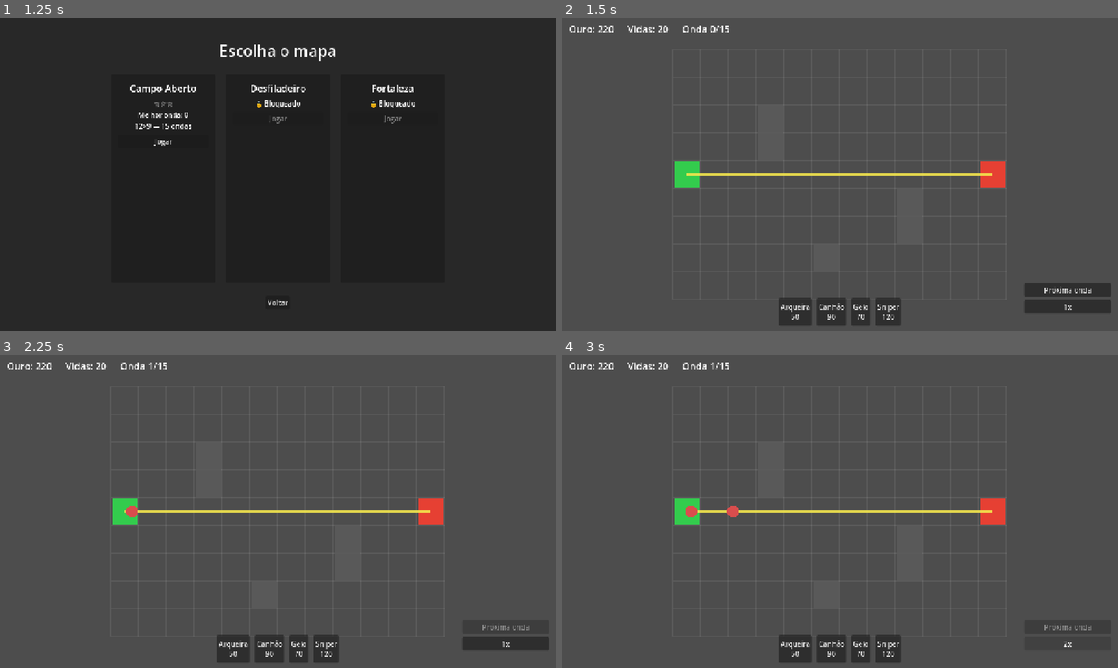
Above: before the commit, frames 1-4 (two rows, left to right).
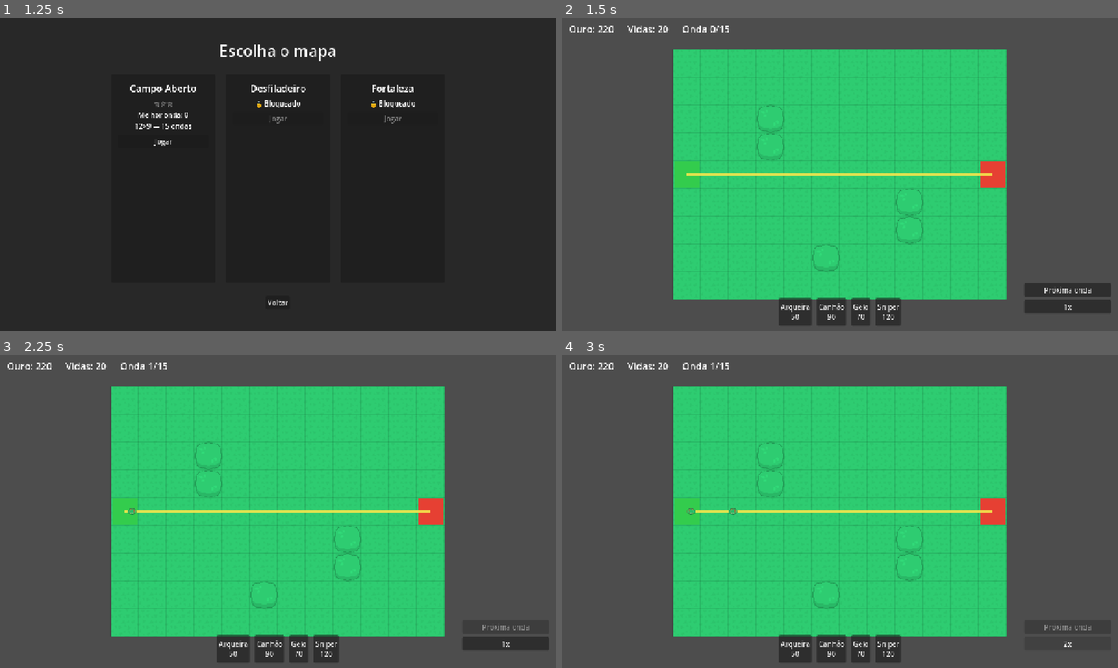
Above: after the commit, the same moments.

Repository: lmeazzini/maze-defense
Game: Godot game, scene res://scenes/main_menu.tscn
Two runs of this game, one before a commit and one after it. Both use one fixed random seed, a clock stepped at 60 frames per second and the inputs below.
Inputs:
- Up to frame 1 (1.25 s): click "Jogar" at 0.5 s
- Up to frame 2 (1.5 s): click "Jogar" at 1.25 s
- Up to frame 3 (2.25 s): click "Próxima onda" at 2 s
- Up to frame 4 (3 s): click "1x" at 2.75 s

Frame 1 is identical in both runs. In frame 2, 47% of the frame differs, in the area x 20-80%, y 10-90%; in frame 3, 47%; in frame 4, 47%.

Commit message:
M6: arte Kenney, SFX, música e passe final — v1 jogável completa
- Sprites CC0 (Kenney tower-defense-top-down): grama no tabuleiro,
  arbustos como obstáculos, bases distintas + canos rotativos por torre
  (tint pela cor do tipo), 5 sprites de inimigos virados para a direção
  do movimento; placeholders _draw mantidos como fallback (sprite null)
- SFX (Kenney interface/impact): tiro por torre, explosão AoE, morte,
  vazamento, construir, vender, erro; jingles NES de vitória/derrota
- Música CC0 (Juhani Junkala via OpenGameArt): menu + batalha em loop,
  jingles one-shot; AudioManager.play_music ganhou parâmetro loop
- tools/screenshot.gd para captura de verificação; screenshot no README
  com instruções de jogo; CREDITS.md completo
- Auditoria de strings: zero literais pt-BR fora de strings_pt.gd
- 46 testes, 542 asserts, import e boot limpos

Co-Authored-By: Claude Fable 5 <noreply@anthropic.com>

Diff:
--- a/data/enemies/armored.tres
+++ b/data/enemies/armored.tres
@@ -1,6 +1,8 @@
-[gd_resource type="Resource" script_class="EnemyData" load_steps=2 format=3]
+[gd_resource type="Resource" script_class="EnemyData" load_steps=3 format=3]
 
 [ext_resource type="Script" path="res://scripts/data/enemy_data.gd" id="1"]
+
+[ext_resource type="Texture2D" path="res://assets/sprites/enemy_armored.png" id="2"]
 
 [resource]
 script = ExtResource("1")
@@ -12,5 +14,6 @@
 gold_reward = 10
 lives_cost = 1
 is_boss = false
+sprite = ExtResource("2")
 placeholder_color = Color(0.62, 0.64, 0.7, 1)
 radius = 14.0
--- a/data/enemies/boss.tres
+++ b/data/enemies/boss.tres
@@ -1,6 +1,8 @@
-[gd_resource type="Resource" script_class="EnemyData" load_steps=2 format=3]
+[gd_resource type="Resource" script_class="EnemyData" load_steps=3 format=3]
 
 [ext_resource type="Script" path="res://scripts/data/enemy_data.gd" id="1"]
+
+[ext_resource type="Texture2D" path="res://assets/sprites/enemy_boss.png" id="2"]
 
 [resource]
 script = ExtResource("1")
@@ -12,5 +14,6 @@
 gold_reward = 100
 lives_cost = 5
 is_boss = true
+sprite = ExtResource("2")
 placeholder_color = Color(0.6, 0.2, 0.65, 1)
 radius = 24.0
--- a/data/enemies/fast.tres
+++ b/data/enemies/fast.tres
@@ -1,6 +1,8 @@
-[gd_resource type="Resource" script_class="EnemyData" load_steps=2 format=3]
+[gd_resource type="Resource" script_class="EnemyData" load_steps=3 format=3]
 
 [ext_resource type="Script" path="res://scripts/data/enemy_data.gd" id="1"]
+
+[ext_resource type="Texture2D" path="res://assets/sprites/enemy_fast.png" id="2"]
 
 [resource]
 script = ExtResource("1")
@@ -12,5 +14,6 @@
 gold_reward = 4
 lives_cost = 1
 is_boss = false
+sprite = ExtResource("2")
 placeholder_color = Color(0.95, 0.85, 0.25, 1)
 radius = 11.0
--- a/data/enemies/normal.tres
+++ b/data/enemies/normal.tres
@@ -1,6 +1,8 @@
-[gd_resource type="Resource" script_class="EnemyData" load_steps=2 format=3]
+[gd_resource type="Resource" script_class="EnemyData" load_steps=3 format=3]
 
 [ext_resource type="Script" path="res://scripts/data/enemy_data.gd" id="1"]
+
+[ext_resource type="Texture2D" path="res://assets/sprites/enemy_normal.png" id="2"]
 
 [resource]
 script = ExtResource("1")
@@ -12,5 +14,6 @@
 gold_reward = 5
 lives_cost = 1
 is_boss = false
+sprite = ExtResource("2")
 placeholder_color = Color(0.85, 0.3, 0.3, 1)
 radius = 14.0
--- a/data/enemies/tank.tres
+++ b/data/enemies/tank.tres
@@ -1,6 +1,8 @@
-[gd_resource type="Resource" script_class="EnemyData" load_steps=2 format=3]
+[gd_resource type="Resource" script_class="EnemyData" load_steps=3 format=3]
 
 [ext_resource type="Script" path="res://scripts/data/enemy_data.gd" id="1"]
+
+[ext_resource type="Texture2D" path="res://assets/sprites/enemy_tank.png" id="2"]
 
 [resource]
 script = ExtResource("1")
@@ -12,5 +14,6 @@
 gold_reward = 12
 lives_cost = 2
 is_boss = false
+sprite = ExtResource("2")
 placeholder_color = Color(0.55, 0.3, 0.2, 1)
 radius = 18.0
--- a/data/towers/archer.tres
+++ b/data/towers/archer.tres
@@ -1,8 +1,11 @@
-[gd_resource type="Resource" script_class="TowerData" load_steps=7 format=3]
+[gd_resource type="Resource" script_class="TowerData" load_steps=10 format=3]
 
 [ext_resource type="Script" path="res://scripts/data/tower_data.gd" id="1"]
 [ext_resource type="Script" path="res://scripts/data/tower_level_data.gd" id="2"]
 [ext_resource type="PackedScene" path="res://scenes/projectiles/arrow.tscn" id="3"]
+[ext_resource type="Texture2D" path="res://assets/sprites/base_archer.png" id="4"]
+[ext_resource type="Texture2D" path="res://assets/sprites/turret_archer.png" id="5"]
+[ext_resource type="AudioStream" path="res://assets/audio/sfx/shoot_archer.ogg" id="6"]
 
 [sub_resource type="Resource" id="lvl1"]
 script = ExtResource("2")
@@ -13,6 +16,7 @@
 splash_radius = 0.0
 slow_factor = 1.0
 slow_duration = 0.0
+sprite = ExtResource("5")
 
 [sub_resource type="Resource" id="lvl2"]
 script = ExtResource("2")
@@ -23,6 +27,7 @@
 splash_radius = 0.0
 slow_factor = 1.0
 slow_duration = 0.0
+sprite = ExtResource("5")
 
 [sub_resource type="Resource" id="lvl3"]
 script = ExtResource("2")
@@ -33,6 +38,7 @@
 splash_radius = 0.0
 slow_factor = 1.0
 slow_duration = 0.0
+sprite = ExtResource("5")
 
 [resource]
 script = ExtResource("1")
@@ -42,4 +48,6 @@
 targeting = 0
 projectile_scene = ExtResource("3")
 levels = Array[ExtResource("2")]([SubResource("lvl1"), SubResource("lvl2"), SubResource("lvl3")])
+base_sprite = ExtResource("4")
+shoot_sfx = ExtResource("6")
 placeholder_color = Color(0.3, 0.78, 0.35, 1)
--- a/data/towers/cannon.tres
+++ b/data/towers/cannon.tres
@@ -1,8 +1,11 @@
-[gd_resource type="Resource" script_class="TowerData" load_steps=7 format=3]
+[gd_resource type="Resource" script_class="TowerData" load_steps=10 format=3]
 
 [ext_resource type="Script" path="res://scripts/data/tower_data.gd" id="1"]
 [ext_resource type="Script" path="res://scripts/data/tower_level_data.gd" id="2"]
 [ext_resource type="PackedScene" path="res://scenes/projectiles/cannonball.tscn" id="3"]
+[ext_resource type="Texture2D" path="res://assets/sprites/base_cannon.png" id="4"]
+[ext_resource type="Texture2D" path="res://assets/sprites/turret_cannon.png" id="5"]
+[ext_resource type="AudioStream" path="res://assets/audio/sfx/shoot_cannon.ogg" id="6"]
 
 [sub_resource type="Resource" id="lvl1"]
 script = ExtResource("2")
@@ -13,6 +16,7 @@
 splash_radius = 72.0
 slow_factor = 1.0
 slow_duration = 0.0
+sprite = ExtResource("5")
 
 [sub_resource type="Resource" id="lvl2"]
 script = ExtResource("2")
@@ -23,6 +27,7 @@
 splash_radius = 84.0
 slow_factor = 1.0
 slow_duration = 0.0
+sprite = ExtResource("5")
 
 [sub_resource type="Resource" id="lvl3"]
 script = ExtResource("2")
@@ -33,6 +38,7 @@
 splash_radius = 96.0
 slow_factor = 1.0
 slow_duration = 0.0
+sprite = ExtResource("5")
 
 [resource]
 script = ExtResource("1")
@@ -42,4 +48,6 @@
 targeting = 0
 projectile_scene = ExtResource("3")
 levels = Array[ExtResource("2")]([SubResource("lvl1"), SubResource("lvl2"), SubResource("lvl3")])
+base_sprite = ExtResource("4")
+shoot_sfx = ExtResource("6")
 placeholder_color = Color(0.25, 0.25, 0.28, 1)
--- a/data/towers/ice.tres
+++ b/data/towers/ice.tres
@@ -1,7 +1,10 @@
-[gd_resource type="Resource" script_class="TowerData" load_steps=6 format=3]
+[gd_resource type="Resource" script_class="TowerData" load_steps=9 format=3]
 
 [ext_resource type="Script" path="res://scripts/data/tower_data.gd" id="1"]
 [ext_resource type="Script" path="res://scripts/data/tower_level_data.gd" id="2"]
+[ext_resource type="Texture2D" path="res://assets/sprites/base_ice.png" id="3"]
+[ext_resource type="Texture2D" path="res://assets/sprites/turret_ice.png" id="4"]
+[ext_resource type="AudioStream" path="res://assets/audio/sfx/shoot_ice.ogg" id="5"]
 
 [sub_resource type="Resource" id="lvl1"]
 script = ExtResource("2")
@@ -12,6 +15,7 @@
 splash_radius = 0.0
 slow_factor = 0.6
 slow_duration = 1.5
+sprite = ExtResource("4")
 
 [sub_resource type="Resource" id="lvl2"]
 script = ExtResource("2")
@@ -22,6 +26,7 @@
 splash_radius = 0.0
 slow_factor = 0.5
 slow_duration = 2.0
+sprite = ExtResource("4")
 
 [sub_resource type="Resource" id="lvl3"]
 script = ExtResource("2")
@@ -32,6 +37,7 @@
 splash_radius = 0.0
 slow_factor = 0.4
 slow_duration = 2.5
+sprite = ExtResource("4")
 
 [resource]
 script = ExtResource("1")
@@ -40,4 +46,6 @@
 damage_type = 2
 targeting = 0
 levels = Array[ExtResource("2")]([SubResource("lvl1"), SubResource("lvl2"), SubResource("lvl3")])
+base_sprite = ExtResource("3")
+shoot_sfx = ExtResource("5")
 placeholder_color = Color(0.35, 0.75, 0.95, 1)
--- a/data/towers/sniper.tres
+++ b/data/towers/sniper.tres
@@ -1,7 +1,10 @@
-[gd_resource type="Resource" script_class="TowerData" load_steps=6 format=3]
+[gd_resource type="Resource" script_class="TowerData" load_steps=9 format=3]
 
 [ext_resource type="Script" path="res://scripts/data/tower_data.gd" id="1"]
 [ext_resource type="Script" path="res://scripts/data/tower_level_data.gd" id="2"]
+[ext_resource type="Texture2D" path="res://assets/sprites/base_sniper.png" id="3"]
+[ext_resource type="Texture2D" path="res://assets/sprites/turret_sniper.png" id="4"]
+[ext_resource type="AudioStream" path="res://assets/audio/sfx/shoot_sniper.ogg" id="5"]
 
 [sub_resource type="Resource" id="lvl1"]
 script = ExtResource("2")
@@ -12,6 +15,7 @@
 splash_radius = 0.0
 slow_factor = 1.0
 slow_duration = 0.0
+sprite = ExtResource("4")
 
 [sub_resource type="Resource" id="lvl2"]
 script = ExtResource("2")
@@ -22,6 +26,7 @@
 splash_radius = 0.0
 slow_factor = 1.0
 slow_duration = 0.0
+sprite = ExtResource("4")
 
 [sub_resource type="Resource" id="lvl3"]
 script = ExtResource("2")
@@ -32,6 +37,7 @@
 splash_radius = 0.0
 slow_factor = 1.0
 slow_duration = 0.0
+sprite = ExtResource("4")
 
 [resource]
 script = ExtResource("1")
@@ -40,4 +46,6 @@
 damage_type = 0
 targeting = 1
 levels = Array[ExtResource("2")]([SubResource("lvl1"), SubResource("lvl2"), SubResource("lvl3")])
+base_sprite = ExtResource("3")
+shoot_sfx = ExtResource("5")
 placeholder_color = Color(0.65, 0.4, 0.85, 1)
--- a/scenes/game_level.tscn
+++ b/scenes/game_level.tscn
@@ -11,6 +11,7 @@
 [ext_resource type="Script" path="res://scripts/game/wave_manager.gd" id="9"]
 [ext_resource type="PackedScene" path="res://scenes/ui/pause_menu.tscn" id="10"]
 [ext_resource type="PackedScene" path="res://scenes/ui/result_screen.tscn" id="11"]
+[ext_resource type="Script" path="res://scripts/game/sfx_director.gd" id="12"]
 
 [node name="GameLevel" type="Node2D"]
 script = ExtResource("1")
@@ -39,6 +40,9 @@
 [node name="WaveManager" type="Node" parent="."]
 script = ExtResource("9")
 
+[node name="SfxDirector" type="Node" parent="."]
+script = ExtResource("12")
+
 [node name="BuildController" type="Node2D" parent="."]
 script = ExtResource("6")
 
--- a/scripts/autoload/audio_manager.gd
+++ b/scripts/autoload/audio_manager.gd
@@ -23,9 +23,11 @@
 	set_bus_volume(&"SFX", SaveManager.get_volume(&"SFX"))
 
 
-func play_music(stream: AudioStream) -> void:
+func play_music(stream: AudioStream, loop: bool = true) -> void:
 	if _music_player.stream == stream and _music_player.playing:
 		return
+	if stream is AudioStreamOggVorbis:
+		(stream as AudioStreamOggVorbis).loop = loop
 	_music_player.stream = stream
 	_music_player.play()
 
--- a/scripts/autoload/strings_pt.gd
+++ b/scripts/autoload/strings_pt.gd
@@ -33,6 +33,7 @@
 	&"UI_VICTORY": "Vitória!",
 	&"UI_DEFEAT": "Derrota",
 	&"UI_BEST_WAVE": "Melhor onda: %d",
+	&"UI_WAVES_COUNT": "%d ondas",
 	&"UI_MAP_SELECT": "Escolha o mapa",
 	&"UI_LOCKED": "Bloqueado",
 	&"MSG_BLOCKED": "Não pode bloquear o caminho!",
--- a/scripts/board/grid_overlay.gd
+++ b/scripts/board/grid_overlay.gd
@@ -4,9 +4,12 @@
 ## polyline do caminho e preview de construção (verde/vermelho).
 ## Tudo via _draw — placeholders até a arte do M6.
 
-const COLOR_GRID_LINE := Color(1.0, 1.0, 1.0, 0.08)
+const COLOR_GRID_LINE := Color(0.0, 0.0, 0.0, 0.10)
 const COLOR_FIXED := Color(0.35, 0.35, 0.35)
 const COLOR_TOWER_BLOCK := Color(0.97, 0.64, 0.12)
+
+const GROUND_TEXTURE := preload("res://assets/sprites/ground_grass.png")
+const OBSTACLE_TEXTURE := preload("res://assets/sprites/obstacle_bush.png")
 const COLOR_ENTRY := Color(0.2, 0.8, 0.3)
 const COLOR_EXIT := Color(0.9, 0.25, 0.2)
 const COLOR_PATH := Color(0.95, 0.9, 0.3, 0.9)
@@ -49,6 +52,11 @@
 	var cell := float(GridManager.CELL_SIZE)
 	var size_px := _grid.grid_pixel_size()
 
+	# Chão (grama) em toda a grade
+	for x in _grid.grid_size.x:
+		for y in _grid.grid_size.y:
+			draw_texture_rect(GROUND_TEXTURE, Rect2(Vector2(x, y) * cell, Vector2.ONE * cell), false)
+
 	for x in _grid.grid_size.x + 1:
 		draw_line(Vector2(x * cell, 0.0), Vector2(x * cell, size_px.y), COLOR_GRID_LINE)
 	for y in _grid.grid_size.y + 1:
@@ -58,9 +66,10 @@
 		for y in _grid.grid_size.y:
 			var c := Vector2i(x, y)
 			if _grid.is_fixed_obstacle(c):
-				_fill_cell(c, COLOR_FIXED)
-			elif _grid.is_solid(c):
-				_fill_cell(c, COLOR_TOWER_BLOCK)
+				draw_texture_rect(
+					OBSTACLE_TEXTURE, Rect2(Vector2(c) * cell, Vector2.ONE * cell), false
+				)
+			# Células sólidas restantes são torres — elas desenham a si mesmas
 
 	_fill_cell(_grid.entry_cell, COLOR_ENTRY)
 	_fill_cell(_grid.exit_cell, COLOR_EXIT)
--- a/scripts/data/tower_data.gd
+++ b/scripts/data/tower_data.gd
@@ -13,4 +13,6 @@
 @export var projectile_scene: PackedScene
 @export var levels: Array[TowerLevelData] = []
 @export var shoot_sfx: AudioStream
+## Base fixa da torre; o cano (levels[].sprite) rotaciona por cima
+@export var base_sprite: Texture2D
 @export var placeholder_color: Color = Color.WHITE
--- a/scripts/enemies/enemy.gd
+++ b/scripts/enemies/enemy.gd
@@ -21,6 +21,7 @@
 var _slow_factor: float = 1.0
 var _slow_time_left: float = 0.0
 var _finished: bool = false
+var _facing: float = 0.0
 
 
 func _ready() -> void:
@@ -90,6 +91,8 @@
 	while budget > 0.0 and _path_index < _path.size():
 		var target := _path[_path_index]
 		var dist := position.distance_to(target)
+		if dist > 0.01:
+			_facing = (target - position).angle()
 		if dist <= budget:
 			position = target
 			budget -= dist
@@ -129,7 +132,14 @@
 func _draw() -> void:
 	if data == null:
 		return
-	draw_circle(Vector2.ZERO, data.radius, data.placeholder_color)
+	if data.sprite != null:
+		var size := data.radius * 2.0 + 18.0
+		# Sprites do pack apontam para cima (-Y) → compensa com +PI/2
+		draw_set_transform(Vector2.ZERO, _facing + PI / 2.0, Vector2.ONE)
+		draw_texture_rect(data.sprite, Rect2(Vector2.ONE * (-size / 2.0), Vector2.ONE * size), false)
+		draw_set_transform(Vector2.ZERO, 0.0, Vector2.ONE)
+	else:
+		draw_circle(Vector2.ZERO, data.radius, data.placeholder_color)
 	if data.armor >= 0.5:
 		draw_arc(Vector2.ZERO, data.radius + 2.0, 0.0, TAU, 24, Color(0.6, 0.6, 0.65), 2.0)
 	if _slow_time_left > 0.0:
--- a/scripts/game/game_level.gd
+++ b/scripts/game/game_level.gd
@@ -5,6 +5,7 @@
 
 const DEFAULT_MAP := preload("res://data/maps/map_01.tres")
 const RULES := preload("res://data/game_rules.tres")
+const BATTLE_MUSIC := preload("res://assets/audio/music/battle.ogg")
 const TOWER_CATALOG: Array[TowerData] = [
 	preload("res://data/towers/archer.tres"),
 	preload("res://data/towers/cannon.tres"),
@@ -45,6 +46,7 @@
 	_tower_panel.setup(_build, _economy)
 	_board.position = ((get_viewport_rect().size - _grid.grid_pixel_size()) * 0.5).floor()
 	GameEvents.game_over.connect(_on_game_over)
+	AudioManager.play_music(BATTLE_MUSIC)
 
 
 func _exit_tree() -> void:
--- /dev/null
+++ b/scripts/game/sfx_director.gd
@@ -0,0 +1,24 @@
+class_name SfxDirector
+extends Node
+## Traduz eventos do bus em sons. Sons de tiro ficam na própria torre
+## (TowerData.shoot_sfx); aqui ficam os eventos globais da partida.
+
+const SFX_DEATH := preload("res://assets/audio/sfx/enemy_death.ogg")
+const SFX_LEAK := preload("res://assets/audio/sfx/leak.ogg")
+const SFX_BUILD := preload("res://assets/audio/sfx/build.ogg")
+const SFX_SELL := preload("res://assets/audio/sfx/sell.ogg")
+const SFX_ERROR := preload("res://assets/audio/sfx/error.ogg")
+const JINGLE_VICTORY := preload("res://assets/audio/music/victory.ogg")
+const JINGLE_DEFEAT := preload("res://assets/audio/music/defeat.ogg")
+
+
+func _ready() -> void:
+	GameEvents.enemy_died.connect(func(_e: Node2D, _g: int) -> void: AudioManager.play_sfx(SFX_DEATH))
+	GameEvents.enemy_leaked.connect(func(_e: Node2D, _l: int) -> void: AudioManager.play_sfx(SFX_LEAK))
+	GameEvents.tower_placed.connect(func(_t: Node2D) -> void: AudioManager.play_sfx(SFX_BUILD))
+	GameEvents.tower_sold.connect(func(_c: Vector2i, _r: int) -> void: AudioManager.play_sfx(SFX_SELL))
+	GameEvents.placement_rejected.connect(func(_r: int) -> void: AudioManager.play_sfx(SFX_ERROR))
+	GameEvents.game_over.connect(
+		func(won: bool) -> void:
+			AudioManager.play_music(JINGLE_VICTORY if won else JINGLE_DEFEAT, false)
+	)
--- a/scripts/projectiles/projectile.gd
+++ b/scripts/projectiles/projectile.gd
@@ -48,8 +48,12 @@
 	queue_redraw()
 
 
+const SFX_EXPLOSION := preload("res://assets/audio/sfx/explosion.ogg")
+
+
 func _impact() -> void:
 	if _splash_radius > 0.0:
+		AudioManager.play_sfx(SFX_EXPLOSION)
 		# Dano em área: atinge todos no raio do ponto de impacto
 		var radius_sq := _splash_radius * _splash_radius
 		for enemy in _registry.alive.duplicate():
--- a/scripts/towers/tower.gd
+++ b/scripts/towers/tower.gd
@@ -103,10 +103,20 @@
 	if data == null:
 		return
 	var half := GridManager.CELL_SIZE * 0.5 - 6.0
-	draw_rect(Rect2(Vector2.ONE * -half, Vector2.ONE * half * 2.0), data.placeholder_color)
-	# Cano apontando para o último alvo
-	var barrel := Vector2.RIGHT.rotated(_aim_angle) * (half + 8.0)
-	draw_line(Vector2.ZERO, barrel, Color(0.1, 0.1, 0.1), 6.0)
+	if data.base_sprite != null:
+		var size := Vector2.ONE * GridManager.CELL_SIZE
+		draw_texture_rect(data.base_sprite, Rect2(size * -0.5, size), false)
+		var turret := stats().sprite
+		if turret != null:
+			# Sprites do pack apontam para cima (-Y) → compensa com +PI/2
+			draw_set_transform(Vector2.ZERO, _aim_angle + PI / 2.0, Vector2.ONE)
+			var tint := data.placeholder_color.lerp(Color.WHITE, 0.55)
+			draw_texture_rect(turret, Rect2(size * -0.5, size), false, tint)
+			draw_set_transform(Vector2.ZERO, 0.0, Vector2.ONE)
+	else:
+		draw_rect(Rect2(Vector2.ONE * -half, Vector2.ONE * half * 2.0), data.placeholder_color)
+		var barrel := Vector2.RIGHT.rotated(_aim_angle) * (half + 8.0)
+		draw_line(Vector2.ZERO, barrel, Color(0.1, 0.1, 0.1), 6.0)
 	# Pips de nível
 	for i in level:
 		draw_circle(Vector2(-half + 7.0 + i * 10.0, half - 7.0), 3.5, Color.WHITE)
--- a/scripts/ui/main_menu.gd
+++ b/scripts/ui/main_menu.gd
@@ -1,10 +1,13 @@
 extends Control
 ## Menu principal: Jogar → seleção de mapa; Opções; Sair.
+
+const MENU_MUSIC := preload("res://assets/audio/music/menu.ogg")
 
 @onready var _settings: SettingsPanel = $SettingsPanel
 
 
 func _ready() -> void:
+	AudioManager.play_music(MENU_MUSIC)
 	%Title.text = Strings.get_text(&"GAME_TITLE")
 	%PlayButton.text = Strings.get_text(&"UI_PLAY")
 	%SettingsButton.text = Strings.get_text(&"UI_SETTINGS")
--- a/scripts/ui/map_select.gd
+++ b/scripts/ui/map_select.gd
@@ -41,7 +41,8 @@
 		var best := SaveManager.get_best_wave(map.id)
 		info.text = "★".repeat(stars) + "☆".repeat(3 - stars) + "\n" \
 			+ Strings.get_text(&"UI_BEST_WAVE") % best + "\n" \
-			+ "%d×%d — %d %s" % [map.grid_size.x, map.grid_size.y, map.waves.size(), "ondas"]
+			+ "%d×%d — " % [map.grid_size.x, map.grid_size.y] \
+			+ Strings.get_text(&"UI_WAVES_COUNT") % map.waves.size()
 	else:
 		info.text = "🔒 " + Strings.get_text(&"UI_LOCKED")
 	vbox.add_child(info)
--- /dev/null
+++ b/tools/screenshot.gd
@@ -0,0 +1,19 @@
+extends SceneTree
+## Ferramenta de verificação: abre o GameLevel, espera renderizar e salva
+## uma screenshot. Uso: godot --path . -s tools/screenshot.gd
+
+var _frames := 0
+
+
+func _init() -> void:
+	process_frame.connect(_on_frame)
+	change_scene_to_file.call_deferred("res://scenes/game_level.tscn")
+
+
+func _on_frame() -> void:
+	_frames += 1
+	if _frames == 30:
+		var image := root.get_texture().get_image()
+		image.save_png("res://screenshot_check.png")
+		print("screenshot salva")
+		quit()
Not shown, added: assets/audio/music/battle.ogg.import
Not shown, added: assets/audio/music/defeat.ogg.import
Not shown, added: assets/audio/music/menu.ogg.import
Not shown, added: assets/audio/music/victory.ogg.import
Not shown, added: assets/audio/sfx/build.ogg.import
Not shown, added: assets/audio/sfx/click.ogg.import
Not shown, added: assets/audio/sfx/enemy_death.ogg.import
Not shown, added: assets/audio/sfx/error.ogg.import
Not shown, added: assets/audio/sfx/explosion.ogg.import
Not shown, added: assets/audio/sfx/leak.ogg.import
Not shown, added: assets/audio/sfx/sell.ogg.import
Not shown, added: assets/audio/sfx/shoot_archer.ogg.import
(and 54 more such lines)
